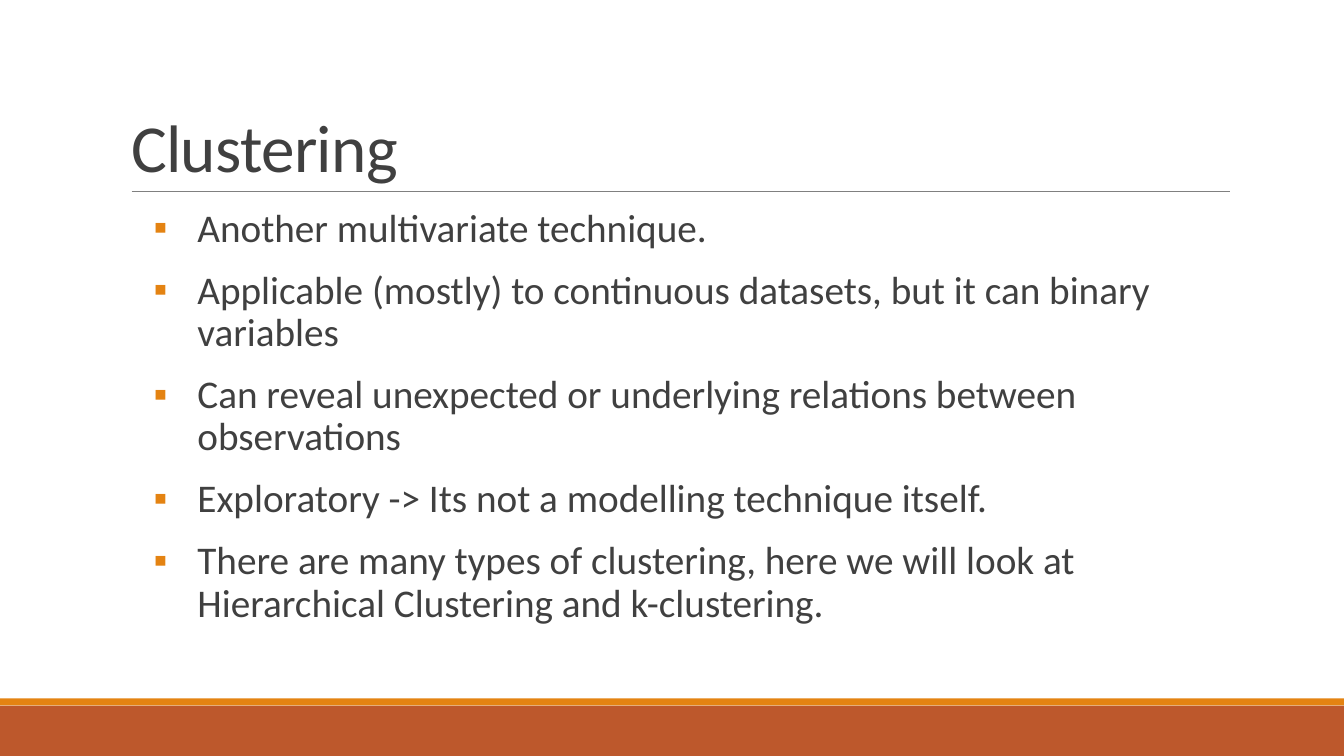
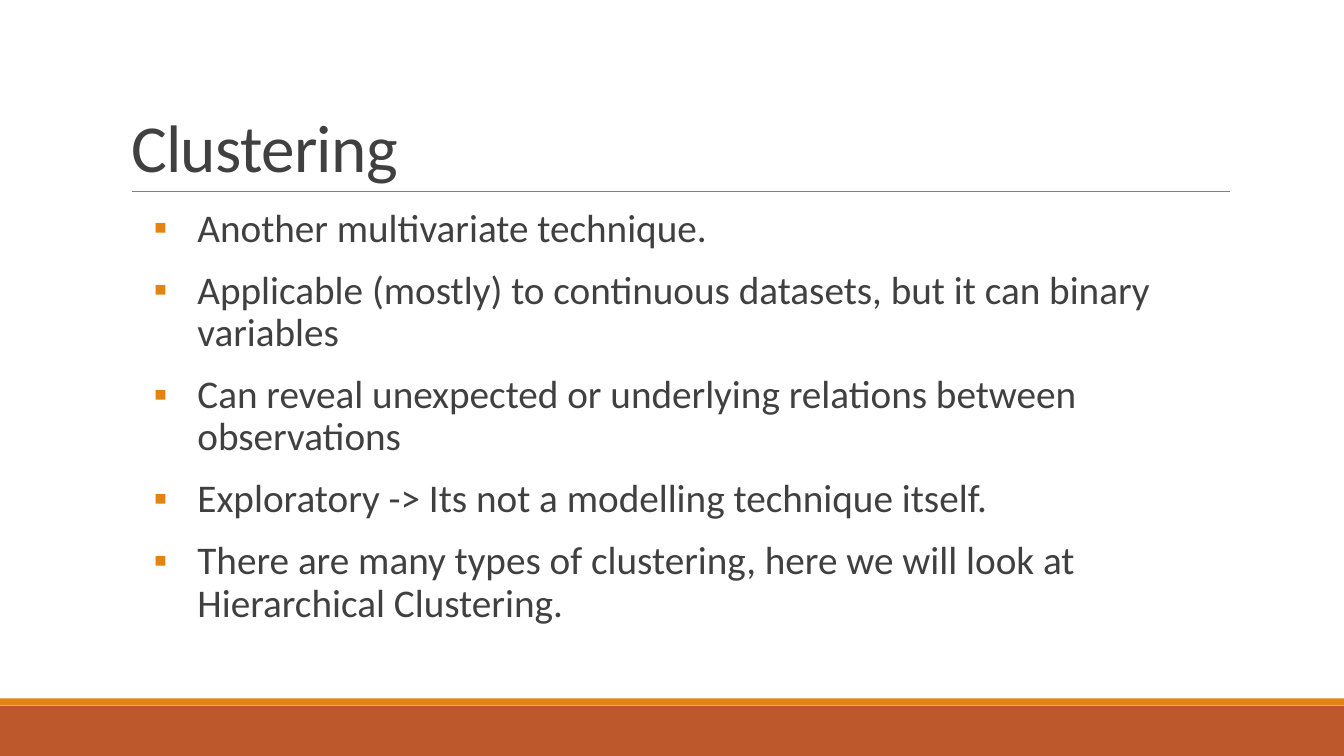
Before and after one commit to datadrivenenvirolab/day-of-data-2.0, a slide deck: slide 12 of 4 - statistical learning/Workshop Hackaton 2.0.pptx. Drawn at 1344x756 pixels with LibreOffice and Linux fonts; fonts in the diff are those of the drawing. Boxes give left, top, right and bottom in pixels: in the first picture for what was removed or moved away, otherwise in the second. Text is boxed around its words. In the diff, an @@ line names an element or a change of style, - is before the commit and + after.

```diff
--- a/4 - statistical learning/Workshop Hackaton 2.0.pptx
+++ b/4 - statistical learning/Workshop Hackaton 2.0.pptx
@@ text at box(197, 546, 1075, 624): text changed @@
-▪ There are many types of clustering, here we will look at Hierarchical Clustering and k-clustering.
+▪ There are many types of clustering, here we will look at Hierarchical Clustering.
```
Also in this commit, not shown: 1 other slide changed.
